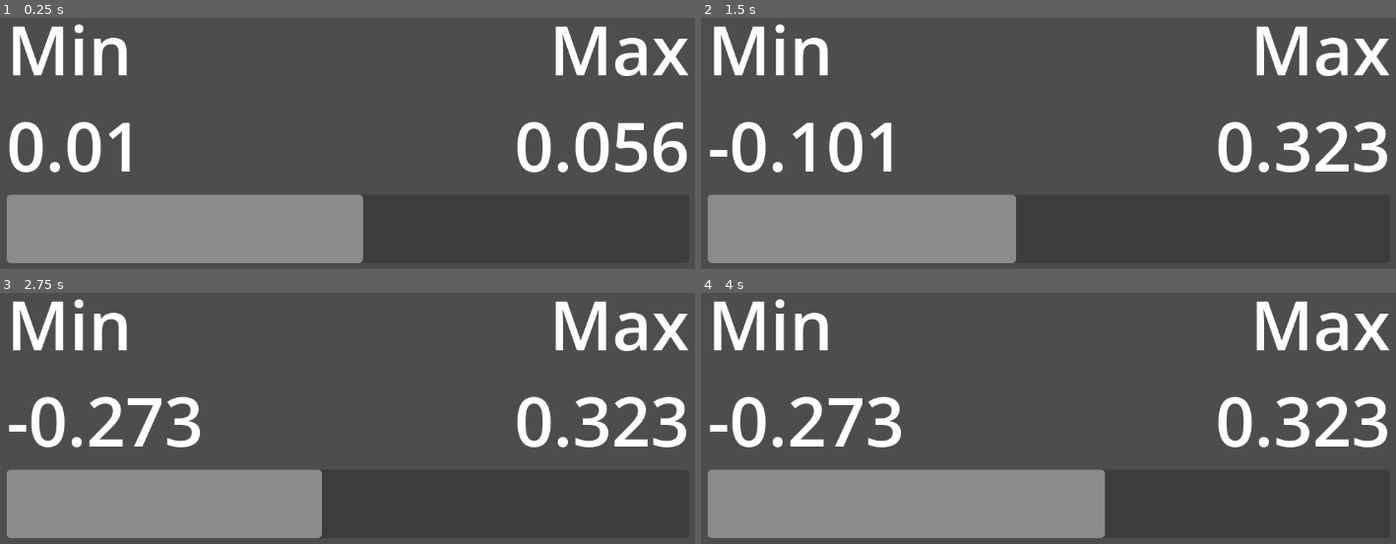
Above: before the commit, frames 1-4 (two rows, left to right).
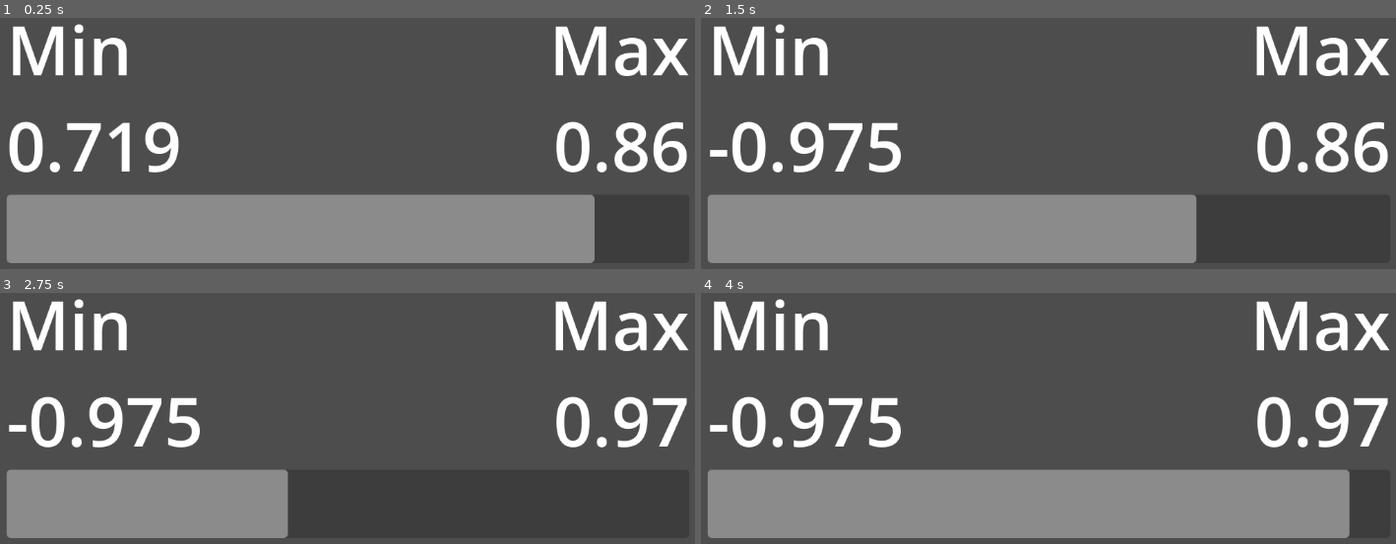
Above: after the commit, the same moments.

Repository: fguillen/GodotTest_Noise
Game: Godot game, scene res://testing_noise.tscn
Two runs of this game, one before a commit and one after it. Both use one fixed random seed, a clock stepped at 60 frames per second and the inputs below.
Inputs:
- Up to frame 1 (0.25 s): no input
- Up to frame 2 (1.5 s): no input
- Up to frame 3 (2.75 s): no input
- Up to frame 4 (4 s): no input

The runs differ from the first frame. In frame 1, 12% of the frame differs, in the area x 9-94%, y 41-98%; in frame 2, 11%; in frame 3, 4.3%; in frame 4, 13%, in the area x 12-99%, y 41-98%.

Commit message:
Adjusting noise function params

Diff:
--- a/testing_noise.gd
+++ b/testing_noise.gd
@@ -10,6 +10,7 @@
 # -- 07 constants
 # -- 08 exported variables
 @export var noise : FastNoiseLite
+@export var noise_speed := 10.0
 
 # -- 09 public variables
 # -- 10 private variables
@@ -30,7 +31,7 @@
 # -- 14 built-in virtual _ready method
 # -- 15 remaining built-in virtual methods
 func _process(delta):
-	_noise_index += delta
+	_noise_index += delta * noise_speed
 	var value = noise.get_noise_1d(_noise_index)
 	progress_bar.value = value
 
--- a/testing_noise.tscn
+++ b/testing_noise.tscn
@@ -3,8 +3,10 @@
 [ext_resource type="Script" path="res://testing_noise.gd" id="1_ny346"]
 
 [sub_resource type="FastNoiseLite" id="FastNoiseLite_k10b5"]
-frequency = 0.1
-fractal_gain = 1.0
+noise_type = 5
+fractal_type = 3
+fractal_octaves = 4
+fractal_gain = 50.0
 
 [node name="TestingNoise" type="Control"]
 layout_mode = 3
@@ -15,6 +17,7 @@
 grow_vertical = 2
 script = ExtResource("1_ny346")
 noise = SubResource("FastNoiseLite_k10b5")
+noise_speed = 5.0
 
 [node name="CenterContainer" type="CenterContainer" parent="."]
 layout_mode = 1
